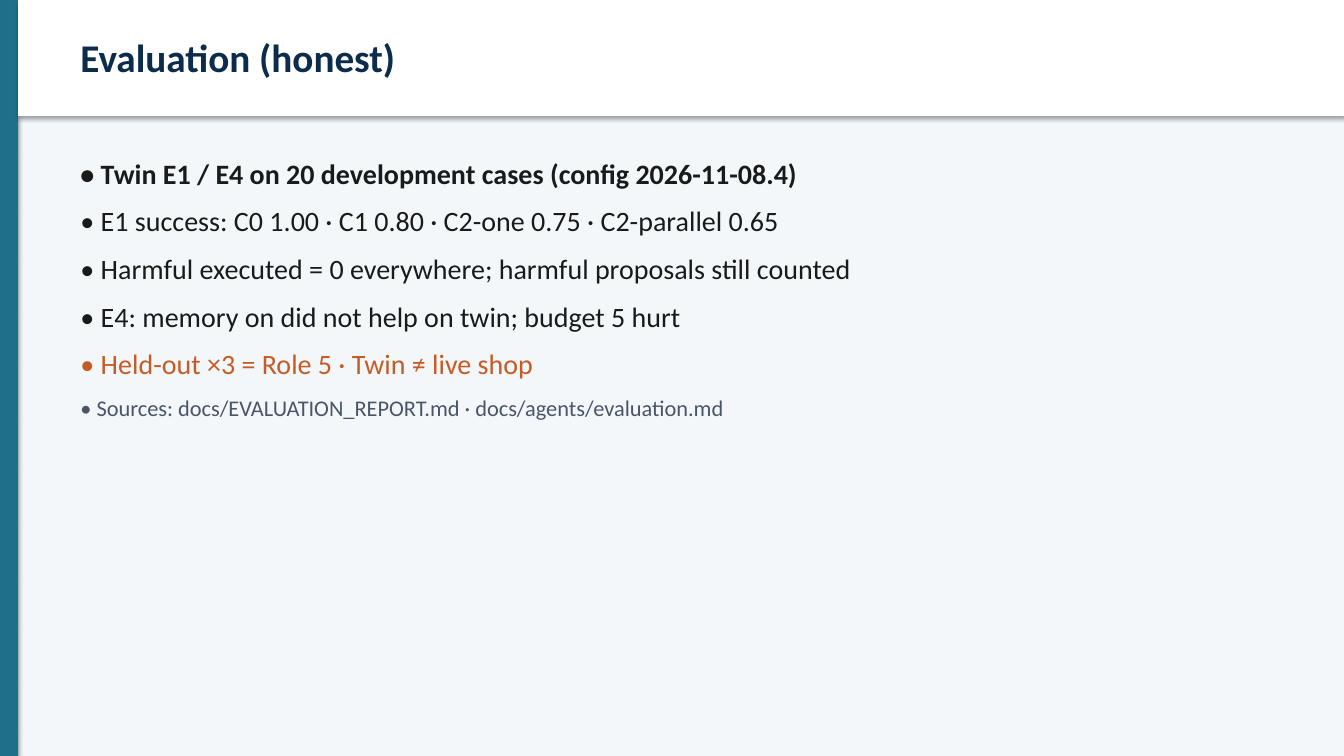
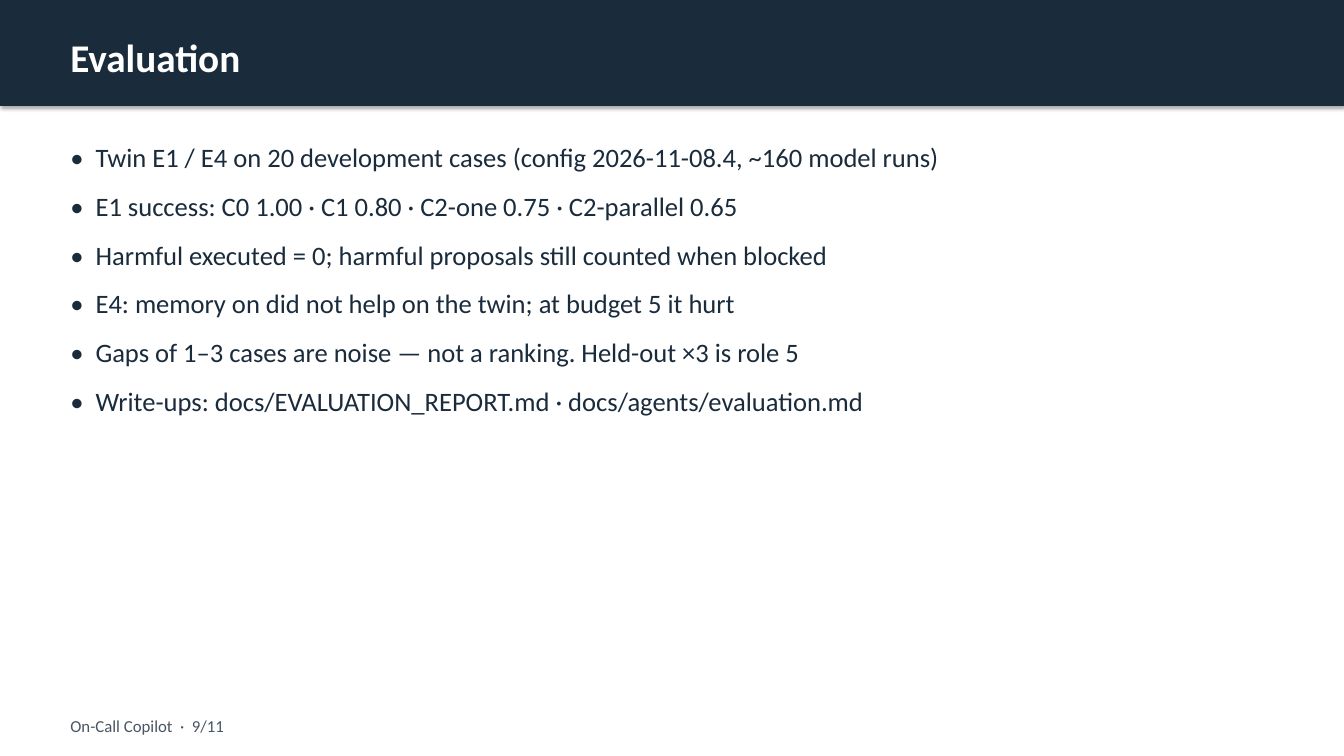
Before and after one commit to IITB-Project-Group/On-Call-Copilot, a slide deck: slide 9 of docs/submission/On-Call-Copilot-Slides.pptx. Drawn at 1344x756 pixels with LibreOffice and Linux fonts; fonts in the diff are those of the drawing. Boxes give left, top, right and bottom in pixels: in the first picture for what was removed or moved away, otherwise in the second. Text is boxed around its words. In the diff, an @@ line names an element or a change of style, - is before the commit and + after.

Commit message:
Refresh submission slides with clearer, less meta wording.

```diff
--- a/docs/submission/On-Call-Copilot-Slides.pptx
+++ b/docs/submission/On-Call-Copilot-Slides.pptx
@@ rectangle: place and size @@
-rectangle at [18,0,1344,116]
+rectangle at [0,0,1344,106]
@@ rectangle at [0,0,1344,106]: fill #FFFFFF to #1A2B3C @@
@@ rectangle removed at [0,0,1344,756] @@
@@ rectangle removed at [0,0,18,756] @@
@@ text at [70,44,240,73]: text changed; text colour #0B2C4A to #FFFFFF @@
-Evaluation (honest)
+Evaluation
@@ text "• Twin E1 / E4 ...": place and size @@
-text "• Twin E1 / E4 ..." at [97,163,850,420]
+text "• Twin E1 / E4 ..." at [96,147,939,416]
@@ text at [96,147,939,172]: text changed; size 20 to 19 pt; text colour #1A1A1A to #1A2B3C; bold off @@
-• Twin E1 / E4 on 20 development cases (config 2026-11-08.4)
+• Twin E1 / E4 on 20 development cases (config 2026-11-08.4, ~160 model runs)
@@ text at [96,197,737,221]: size 20 to 19 pt, text colour #1A1A1A to #1A2B3C in "• E1 success: C0 1.00 · C1 ..."; more space between paragraphs @@
@@ text at [96,246,863,416]: text changed; size 20 to 19 pt; text colour #1A1A1A to #1A2B3C @@
-• Harmful executed = 0 everywhere; harmful proposals still counted
-• E4: memory on did not help on twin; budget 5 hurt
-• Held-out ×3 = Role 5 · Twin ≠ live shop
-• Sources: docs/EVALUATION_REPORT.md · docs/agents/evaluation.md
+• Harmful executed = 0; harmful proposals still counted when blocked
+• E4: memory on did not help on the twin; at budget 5 it hurt
+• Gaps of 1–3 cases are noise — not a ranking. Held-out ×3 is role 5
+• Write-ups: docs/EVALUATION_REPORT.md · docs/agents/evaluation.md
@@ text added at [70,720,224,735], 12 pt, text #4A5563 @@
+On-Call Copilot · 9/11
```
Also in this commit, not shown: 10 other slides changed, 4 other files.
